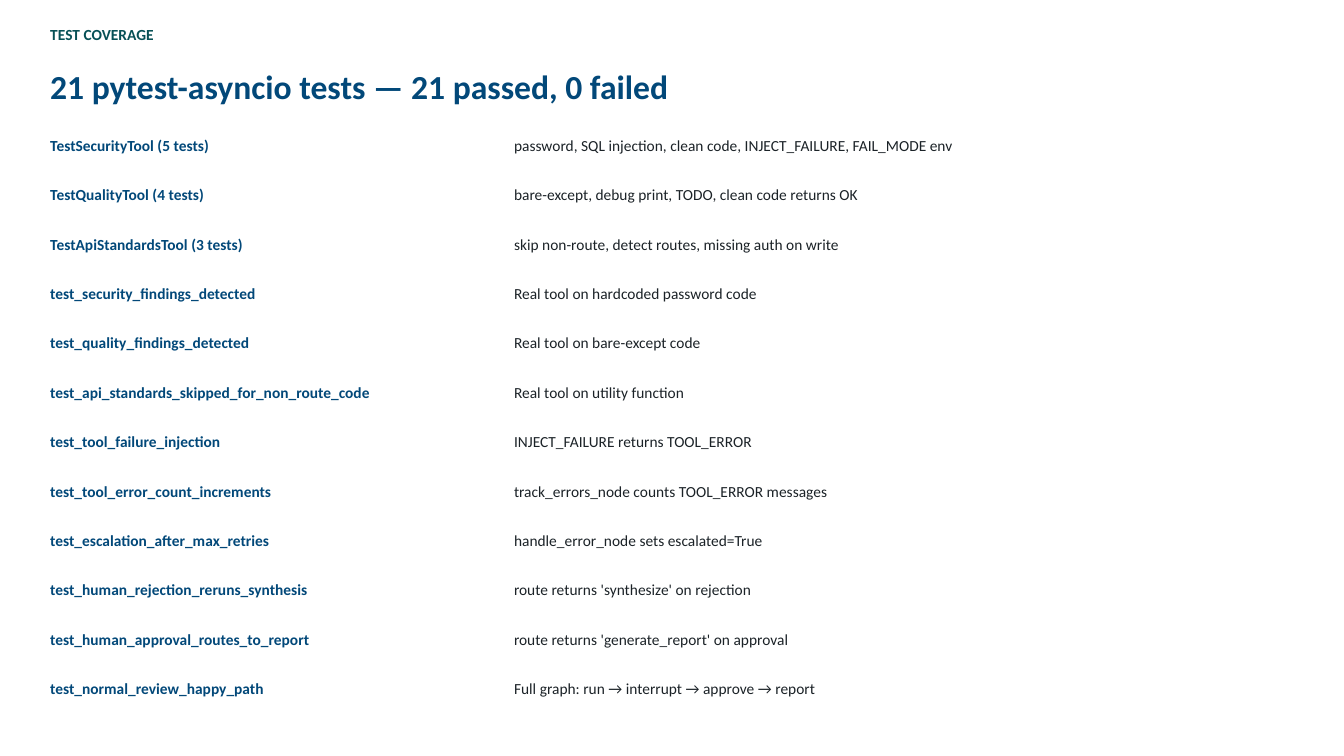
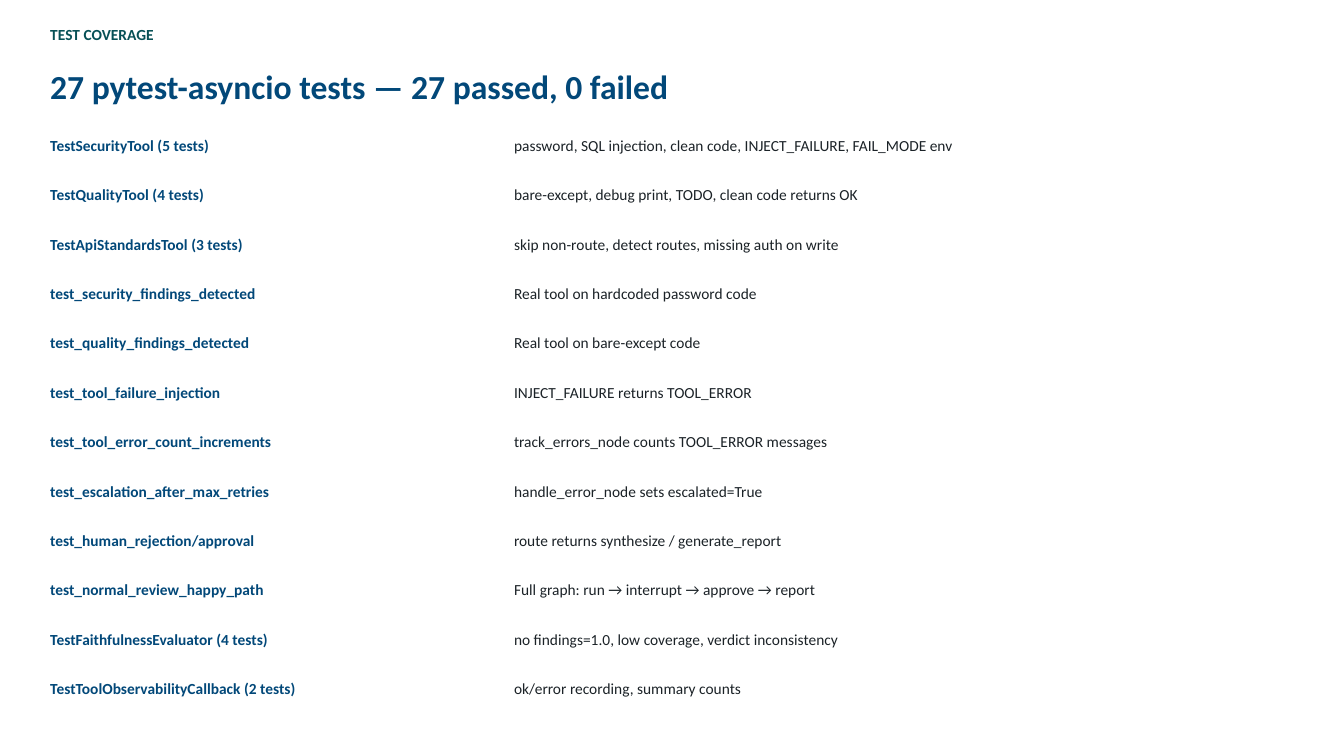
Before and after one commit to ganesh-koli-2091/l2, a slide deck: slide 7 of docs/capstone_presentation.pptx. Drawn at 1344x756 pixels with LibreOffice and Linux fonts; fonts in the diff are those of the drawing. Boxes give left, top, right and bottom in pixels: in the first picture for what was removed or moved away, otherwise in the second. Text is boxed around its words. In the diff, an @@ line names an element or a change of style, - is before the commit and + after.

```diff
--- a/docs/capstone_presentation.pptx
+++ b/docs/capstone_presentation.pptx
@@ text at [50,75,668,105]: text changed @@
-21 pytest-asyncio tests — 21 passed, 0 failed
+27 pytest-asyncio tests — 27 passed, 0 failed
@@ text at [50,387,220,401]: text changed @@
-test_api_standards_skipped_for_non_route_code
+test_tool_failure_injection
@@ text removed at [514,387,684,401] @@
-Real tool on utility function
@@ text at [50,436,271,449]: text changed @@
-test_tool_failure_injection
+test_tool_error_count_increments
@@ 4 texts: place and size @@
-4 texts at [50,437,827,548]
+4 texts at [50,388,827,499]
@@ text removed at [50,486,271,499] @@
-test_tool_error_count_increments
@@ text at [50,535,254,549]: text changed @@
-test_human_rejection_reruns_synthesis
+test_human_rejection/approval
@@ text at [514,535,781,549]: text changed @@
-route returns 'synthesize' on rejection
+route returns synthesize / generate_report
@@ text "test_normal_review_happy_path": place and size @@
-text "test_normal_review_happy_path" at [50,683,263,697]
+text "test_normal_review_happy_path" at [50,584,263,598]
@@ text "Full graph: run → interrupt ...": place and size @@
-text "Full graph: run → interrupt ..." at [514,683,815,697]
+text "Full graph: run → interrupt ..." at [514,584,815,598]
@@ text at [50,633,267,647]: text changed @@
-test_human_approval_routes_to_report
+TestFaithfulnessEvaluator (4 tests)
@@ text at [514,634,838,648]: text changed @@
-route returns 'generate_report' on approval
+no findings=1.0, low coverage, verdict inconsistency
@@ text added at [50,682,295,697], 11 pt, text #024879, bold @@
+TestToolObservabilityCallback (2 tests)
@@ text added at [514,683,741,697], 11 pt, text #1B2227 @@
+ok/error recording, summary counts
```
Also in this commit, not shown: 3 other slides changed.
